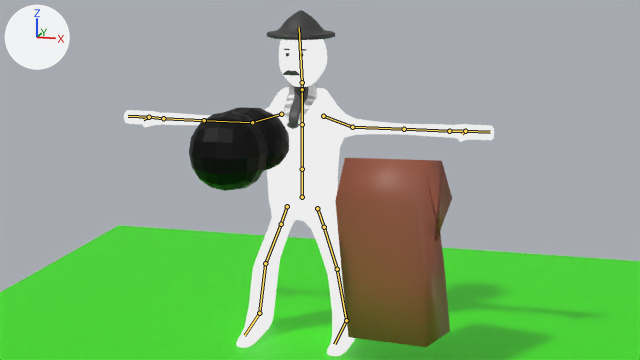
The Blender file simplecharacter/dupont.blend, before and after one commit.
Before and after are seen from the file's camera 'Camera'. The axes (+X, +Y, +Z) are drawn at upper left. The lights are the same throughout. The bones that bend it are drawn over the model as lines.

Objects in the first picture: 'Body', 'Browning', 'Canne', 'Moustache', 'Plane'.
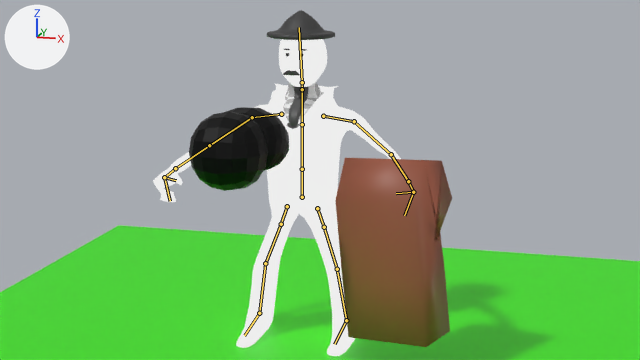
The newer file adds an action. The first version stands in its rest pose; the second is drawn at frame 1 of the action 'Pouet'.

Patch to the scene script:
```diff
--- a/simplecharacter/dupont.blend.py
+++ b/simplecharacter/dupont.blend.py
@@ bone_epaule_l @@
 bone_epaule_l = bpy.data.objects['ArmaDupont'].pose.bones['Epaule.l']  # child of 'Colonne.002'
-bone_epaule_l.rotation_quaternion = (1.0, 0.0, 0.0, 0.0)  # degrees (0, 0, 0)
+bone_epaule_l.rotation_quaternion = (0.996, 0.08, -0.028, 0.027)  # degrees (9, -3, 3)
@@ bone_bras_l @@
 bone_bras_l = bpy.data.objects['ArmaDupont'].pose.bones['Bras.l']  # child of 'Epaule.l'
-bone_bras_l.rotation_quaternion = (1.0, 0.0, 0.0, 0.0)  # degrees (0, 0, 0)
+bone_bras_l.rotation_quaternion = (0.913, -0.367, 0.009, -0.179)  # degrees (-43, -7, -20)
@@ bone_avantbras_l @@
 bone_avantbras_l = bpy.data.objects['ArmaDupont'].pose.bones['AvantBras.l']  # child of 'Bras.l'
-bone_avantbras_l.rotation_quaternion = (1.0, 0.0, 0.0, 0.0)  # degrees (0, 0, 0)
+bone_avantbras_l.rotation_quaternion = (0.967, 0.0, 0.0, -0.256)  # degrees (0, 0, -30)
@@ bone_main_l @@
 bone_main_l = bpy.data.objects['ArmaDupont'].pose.bones['Main.l']  # child of 'AvantBras.l'
-bone_main_l.rotation_quaternion = (1.0, 0.0, 0.0, 0.0)  # degrees (0, 0, 0)
+bone_main_l.rotation_quaternion = (0.964, -0.056, 0.256, -0.035)  # degrees (-8, 29, -6)
@@ bone_doigts_l @@
 bone_doigts_l = bpy.data.objects['ArmaDupont'].pose.bones['Doigts.l']  # child of 'Main.l'
-bone_doigts_l.rotation_quaternion = (1.0, 0.0, 0.0, 0.0)  # degrees (0, 0, 0)
+bone_doigts_l.rotation_quaternion = (0.817, -0.503, -0.26, -0.111)  # degrees (-65, -32, 5)
@@ bone_epaule_r @@
 bone_epaule_r = bpy.data.objects['ArmaDupont'].pose.bones['Epaule.r']  # child of 'Colonne.002'
-bone_epaule_r.rotation_quaternion = (1.0, 0.0, 0.0, 0.0)  # degrees (0, 0, 0)
+bone_epaule_r.rotation_quaternion = (0.996, 0.08, 0.028, -0.027)  # degrees (9, 3, -3)
@@ bone_bras_r @@
 bone_bras_r = bpy.data.objects['ArmaDupont'].pose.bones['Bras.r']  # child of 'Epaule.r'
-bone_bras_r.rotation_quaternion = (1.0, 0.0, 0.0, 0.0)  # degrees (0, 0, 0)
+bone_bras_r.rotation_quaternion = (0.913, -0.367, -0.009, 0.179)  # degrees (-43, 7, 20)
@@ bone_avantbras_r @@
 bone_avantbras_r = bpy.data.objects['ArmaDupont'].pose.bones['AvantBras.r']  # child of 'Bras.r'
-bone_avantbras_r.rotation_quaternion = (1.0, 0.0, 0.0, 0.0)  # degrees (0, 0, 0)
+bone_avantbras_r.rotation_quaternion = (0.967, 0.0, 0.0, 0.256)  # degrees (0, 0, 30)
@@ bone_main_r @@
 bone_main_r = bpy.data.objects['ArmaDupont'].pose.bones['Main.r']  # child of 'AvantBras.r'
-bone_main_r.rotation_quaternion = (1.0, 0.0, 0.0, 0.0)  # degrees (0, 0, 0)
+bone_main_r.rotation_quaternion = (0.964, -0.056, -0.256, 0.035)  # degrees (-8, -29, 6)
@@ bone_doigts_r @@
 bone_doigts_r = bpy.data.objects['ArmaDupont'].pose.bones['Doigts.r']  # child of 'Main.r'
-bone_doigts_r.rotation_quaternion = (1.0, 0.0, 0.0, 0.0)  # degrees (0, 0, 0)
+bone_doigts_r.rotation_quaternion = (0.817, -0.503, 0.26, 0.111)  # degrees (-65, 32, -5)
```

Pixel boxes (x1, y1, x2, y2) of what changed, in the pictures (640 x 360 px):
'Body', posed: before (124, 82, 494, 356); after (153, 82, 401, 356)
bone 'Epaule.l', root to tip: before (323, 116) to (352, 127); after (323, 116) to (354, 121)
bone 'Bras.l', root to tip: before (352, 127) to (404, 129); after (354, 121) to (391, 154)
bone 'AvantBras.l', root to tip: before (404, 129) to (449, 131); after (391, 154) to (408, 181)
bone 'Main.l', root to tip: before (449, 131) to (465, 131); after (408, 181) to (413, 192)
bone 'Doigts.l', root to tip: before (465, 131) to (490, 132); after (413, 192) to (404, 215)
bone 'Epaule.r', root to tip: before (281, 114) to (252, 122); after (281, 114) to (252, 117)
bone 'Bras.r', root to tip: before (252, 122) to (204, 120); after (252, 117) to (209, 145)
bone 'AvantBras.r', root to tip: before (204, 120) to (163, 118); after (209, 145) to (175, 168)
bone 'Main.r', root to tip: before (163, 118) to (149, 117); after (175, 168) to (164, 177)
bone 'Doigts.r', root to tip: before (149, 117) to (128, 116); after (164, 177) to (170, 201)
